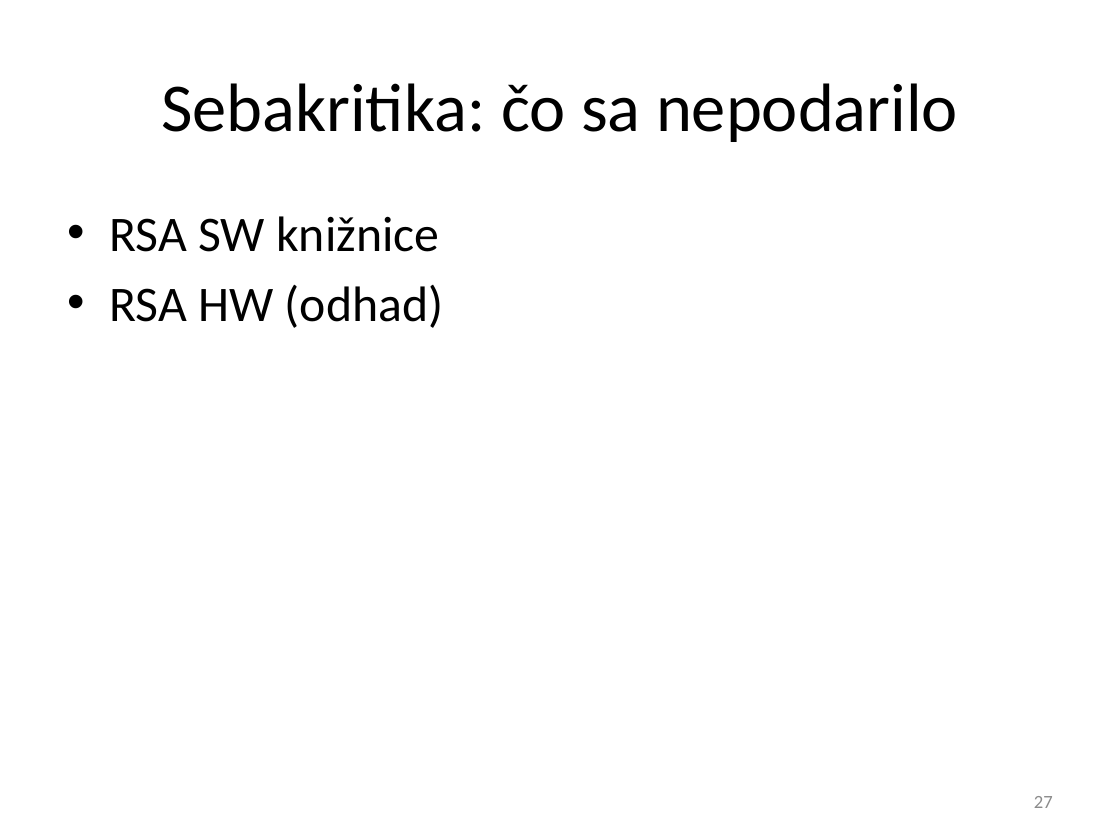
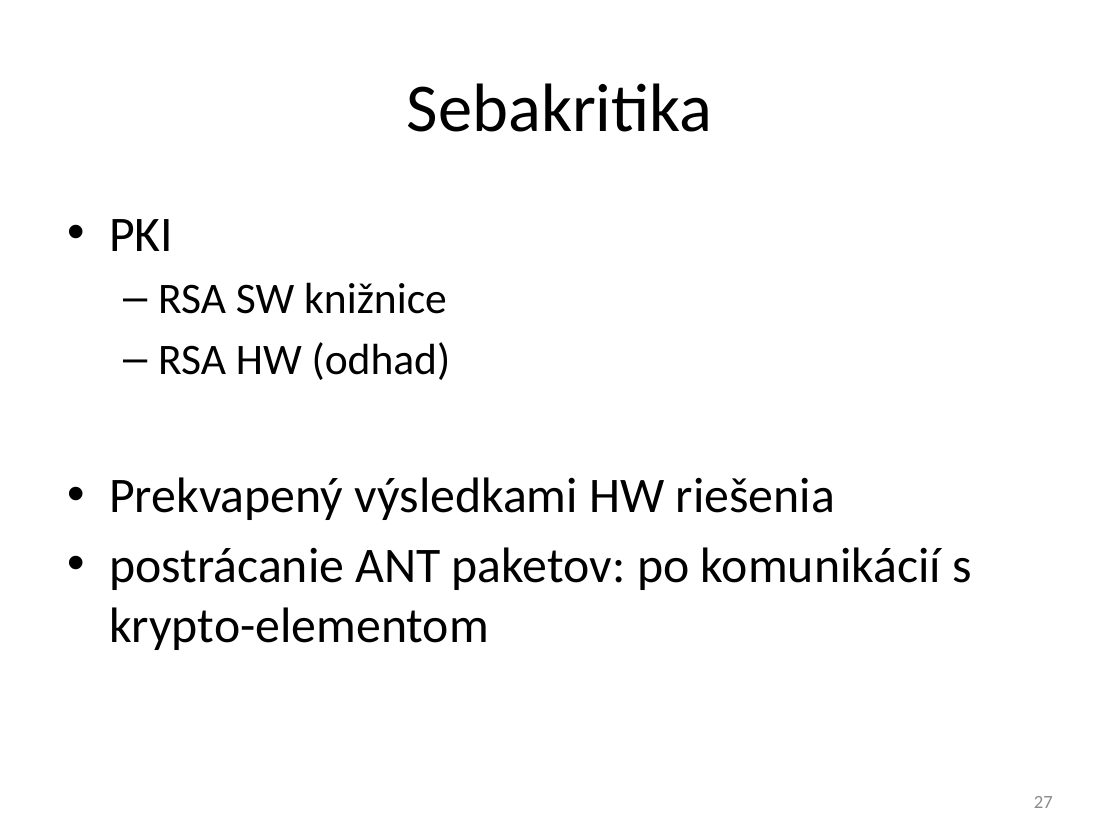
Before and after one commit to javacard-FOSS-applets/nrf6310-pca10007, a slide deck: slide 27 of Obhajoba/xdoubravsky_dp.pptx. Drawn at 1120x840 pixels with LibreOffice and Linux fonts; fonts in the diff are those of the drawing. Boxes give left, top, right and bottom in pixels: in the first picture for what was removed or moved away, otherwise in the second. Text is boxed around its words. In the diff, an @@ line names an element or a change of style, - is before the commit and + after.

```diff
--- a/Obhajoba/xdoubravsky_dp.pptx
+++ b/Obhajoba/xdoubravsky_dp.pptx
@@ title at (407,83,713,132): text changed @@
-Sebakritika: čo sa nepodarilo
+Sebakritika
@@ text at (109,219,173,251): paragraph added @@
+• PKI
@@ text at (158,282,451,380): size 32 to 28 pt in "RSA SW knižnice", "RSA HW (odhad)"; bullet • to –; list level 1 to 2 in "RSA SW knižnice"; list level 1 to 2 in "RSA HW (odhad)" @@
@@ text at (109,477,971,650): paragraphs added @@
+• Prekvapený výsledkami HW riešenia
+• postrácanie ANT paketov: po komunikácií s krypto-elementom
```
Also in this commit, not shown: 23 other slides changed, 1 slide removed.
